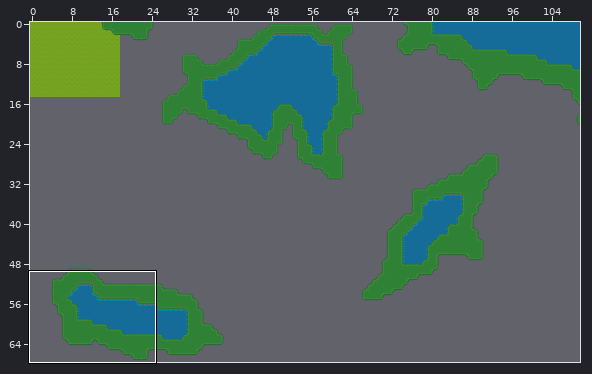
An edit to a level. Tiled map (JSON), assets/maps/south-west1.json. The first picture is a wide view before the edit; the outline marks the close-up.
Close-up. First the earlier version:
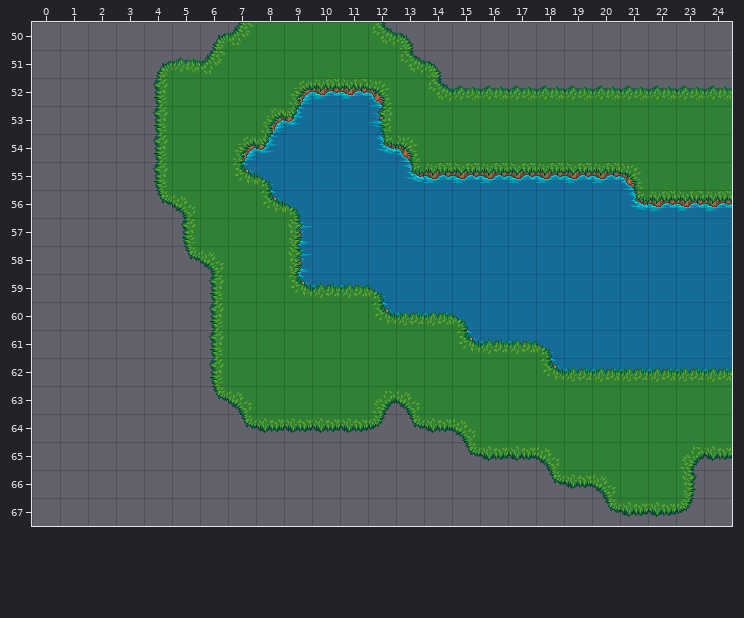
Cells are 32x32 px. Shown: x 0..24, y 50..67. The commit also changed other parts of the map, which this record leaves out.
After the commit:
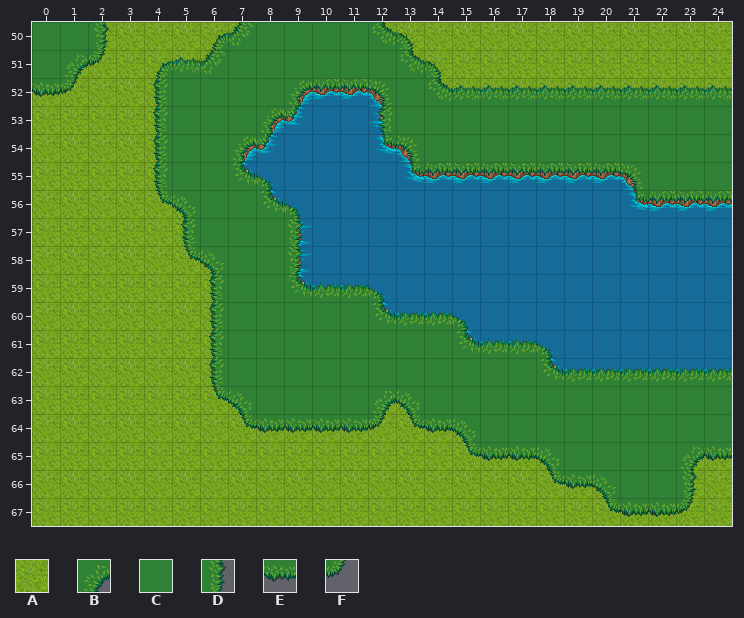
Key: from "freetileset": A 72; from "terrain": B 127, C 190, D 191, E 211, F 212.
_ is an empty cell.
Change:
Layer "Ground":
y 50: x 2..7 ______ -> AAAAAA; x 12..24 _____________ -> AAAAAAAAAAAAA
y 51: x 1..6 ______ -> AAAAAA; x 13..24 ____________ -> AAAAAAAAAAAA
y 52: x 0..4 _____ -> AAAAA; x 14..24 ___________ -> AAAAAAAAAAA
y 53..55: x 0..4 _____ -> AAAAA
y 56..57: x 0..5 ______ -> AAAAAA
y 58..62: x 0..6 _______ -> AAAAAAA
y 63: x 0..7 ________ -> AAAAAAAA; x 12..13 __ -> AA
y 64: x 0..15 ________________ -> AAAAAAAAAAAAAAAA
y 65: x 0..18 ___________________ -> AAAAAAAAAAAAAAAAAAA; x 23..24 __ -> AA
y 66: x 0..20 _____________________ -> AAAAAAAAAAAAAAAAAAAAA; x 23..24 __ -> AA
y 67: x 0..24 _________________________ -> AAAAAAAAAAAAAAAAAAAAAAAAA
Layer "Ground2":
y 50: x 0..2 ___ -> CCD
y 51: x 0..2 ___ -> CBF
y 52: x 0..1 __ -> EF
